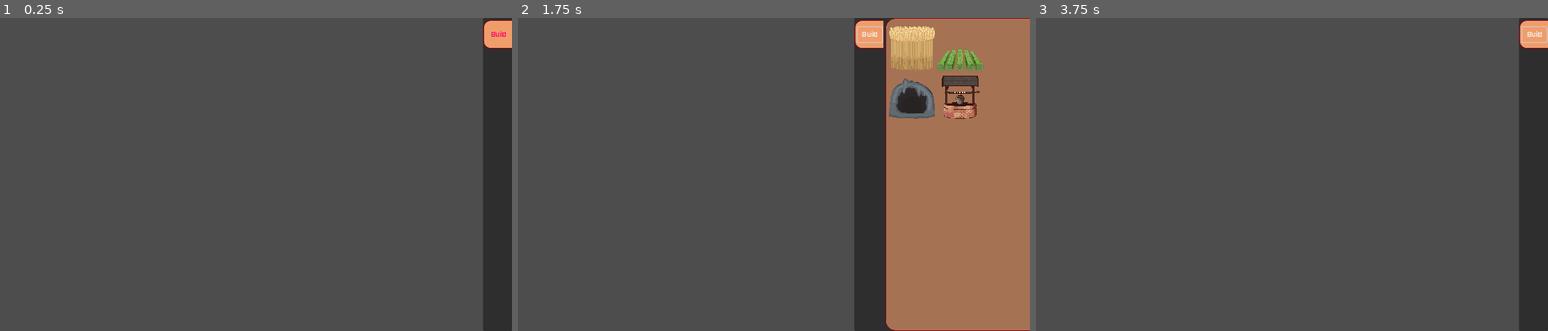
Above: before the commit, frames 1-3 (left to right).
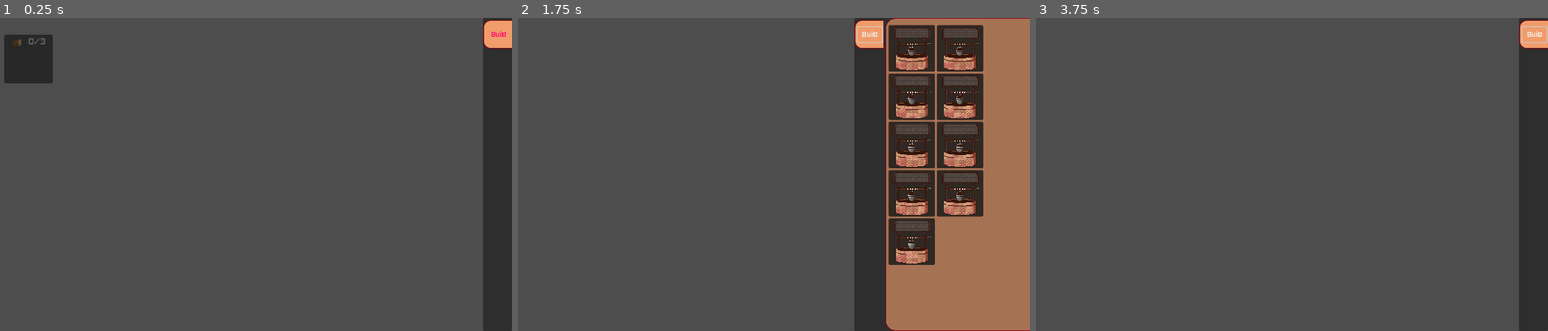
Above: after the commit, the same moments.

Repository: T3rryTim3/mhs-gamedev-02
Game: Godot game, scene res://scenes/UI/blueprint screen.tscn
Same seed, same stepped clock (60 frames per second), same inputs: the game is played once before the commit and once after it. This scene is started directly instead of the project's main scene.
Inputs (mouse positions are in pixels of both pictures, inside the frame that each line leads up to):
- Up to frame 1 (0.25 s): no input
- Up to frame 2 (1.75 s): click "Build" at 0.5 s; tap Enter (ui_accept) at 1.25, 1.52 s; move the mouse to (876, 158) at 1.27 s; hold D (move_right) from 1.28 s (still down); tap E at 1.35 s; click (876, 158) at 1.42 s
- Up to frame 3 (3.75 s): release D (move_right) at 2 s; tap Enter (ui_accept) at 2, 2.75, 3.5 s; drag from (1158, 190) to (1240, 237) at 2.02 s; move the mouse to (1327, 105) at 2.77 s; hold D (move_right) 2.78-3.5 s; tap B at 2.85 s; click (1327, 105) at 2.92 s; drag from (1240, 237) to (1102, 127) at 3.52 s

The runs differ from the first frame. In frame 1, 1.4% of the frame differs, in the area x 0-11%, y 5-21%; in frame 2, 11%, in the area x 72-91%, y 2-79%; in frame 3, nothing differs.
Error before the commit: Invalid assignment of property or key 'visible' with value of type 'bool' on a base object of type 'null instance'. (res://scenes/UI/Hweet.gd:8)

Commit message:
Added loading for hover blueprint and cost

Diff:
--- /dev/null
+++ b/projects/mhsdev-02/ahhhhhh.tscn
@@ -0,0 +1,42 @@
+[gd_scene load_steps=2 format=3 uid="uid://bt77dmq47nbcy"]
+
+[ext_resource type="PackedScene" uid="uid://bdqexil7x13m1" path="res://slot.tscn" id="1_jq0q4"]
+
+[node name="AHHHHHH" type="Node2D"]
+
+[node name="UI" type="CanvasLayer" parent="."]
+
+[node name="Action Bar" type="HBoxContainer" parent="UI"]
+anchors_preset = 7
+anchor_left = 0.5
+anchor_top = 1.0
+anchor_right = 0.5
+anchor_bottom = 1.0
+offset_left = -152.0
+offset_top = -40.0
+offset_right = 152.0
+grow_horizontal = 2
+grow_vertical = 0
+size_flags_horizontal = 4
+size_flags_vertical = 8
+
+[node name="Slot" parent="UI/Action Bar" instance=ExtResource("1_jq0q4")]
+layout_mode = 2
+
+[node name="Slot2" parent="UI/Action Bar" instance=ExtResource("1_jq0q4")]
+layout_mode = 2
+
+[node name="Slot3" parent="UI/Action Bar" instance=ExtResource("1_jq0q4")]
+layout_mode = 2
+
+[node name="Slot4" parent="UI/Action Bar" instance=ExtResource("1_jq0q4")]
+layout_mode = 2
+
+[node name="Slot5" parent="UI/Action Bar" instance=ExtResource("1_jq0q4")]
+layout_mode = 2
+
+[node name="Slot6" parent="UI/Action Bar" instance=ExtResource("1_jq0q4")]
+layout_mode = 2
+
+[node name="Slot7" parent="UI/Action Bar" instance=ExtResource("1_jq0q4")]
+layout_mode = 2
--- a/projects/mhsdev-02/broad.gd
+++ b/projects/mhsdev-02/broad.gd
@@ -1,13 +1,18 @@
 extends PanelContainer
 
+@export var target_station:StationData.Stations
 
-
-
+@onready var texture = $TextureRect
 
 func _on_mouse_entered() -> void:
-	Popuppanel.ItemPopup(null,null)
+	Popuppanel.ItemPopup(Rect2i( Vector2i(global_position) , Vector2i(size)),self)
 
-
+	print("show" + str(randf()))
 
 func _on_mouse_exited() -> void:
-	Popuppanel.HideItemPopup(null,null)
+	Popuppanel.HideItemPopup()
+	print("Hidden")
+
+func _ready() -> void:
+	var image = load(StationData.get_station_texture(target_station))
+	texture.texture = image
--- a/projects/mhsdev-02/scenes/UI/blueprint screen.tscn
+++ b/projects/mhsdev-02/scenes/UI/blueprint screen.tscn
@@ -1,12 +1,8 @@
-[gd_scene load_steps=11 format=3 uid="uid://w30lg3bdrwq5"]
+[gd_scene load_steps=7 format=3 uid="uid://w30lg3bdrwq5"]
 
 [ext_resource type="FontFile" uid="uid://s43klpq8wwmy" path="res://fonts/PixelFont7-G02A.ttf" id="1_kfhyo"]
 [ext_resource type="Script" path="res://blueprint_screen.gd" id="2_v43m3"]
-[ext_resource type="Texture2D" uid="uid://bliae3yxm0qkf" path="res://images/stations/crop.png" id="3_3b3b5"]
-[ext_resource type="Script" path="res://scenes/UI/Hweet.gd" id="4_7avtt"]
-[ext_resource type="Texture2D" uid="uid://by3gkt2w2oww5" path="res://images/stations/forest.png" id="4_taybg"]
-[ext_resource type="Texture2D" uid="uid://dgsmem6qotb3f" path="res://images/stations/quarry.png" id="5_r0iof"]
-[ext_resource type="Texture2D" uid="uid://u7xq2b86pnte" path="res://images/stations/well.png" id="6_44afo"]
+[ext_resource type="PackedScene" uid="uid://bdqexil7x13m1" path="res://slot.tscn" id="3_n7xux"]
 
 [sub_resource type="Theme" id="Theme_csanp"]
 Button/colors/font_color = Color(1, 0, 0.427451, 1)
@@ -86,21 +82,31 @@
 layout_mode = 2
 columns = 2
 
-[node name="TextureRect" type="TextureRect" parent="MarginContainer/HBoxContainer/Panel/MarginContainer/GridContainer"]
+[node name="Slot" parent="MarginContainer/HBoxContainer/Panel/MarginContainer/GridContainer" instance=ExtResource("3_n7xux")]
 layout_mode = 2
-texture = ExtResource("3_3b3b5")
-script = ExtResource("4_7avtt")
 
-[node name="TextureRect2" type="TextureRect" parent="MarginContainer/HBoxContainer/Panel/MarginContainer/GridContainer"]
+[node name="Slot2" parent="MarginContainer/HBoxContainer/Panel/MarginContainer/GridContainer" instance=ExtResource("3_n7xux")]
 layout_mode = 2
-texture = ExtResource("4_taybg")
 
-[node name="TextureRect3" type="TextureRect" parent="MarginContainer/HBoxContainer/Panel/MarginContainer/GridContainer"]
+[node name="Slot3" parent="MarginContainer/HBoxContainer/Panel/MarginContainer/GridContainer" instance=ExtResource("3_n7xux")]
 layout_mode = 2
-texture = ExtResource("5_r0iof")
 
-[node name="TextureRect4" type="TextureRect" parent="MarginContainer/HBoxContainer/Panel/MarginContainer/GridContainer"]
+[node name="Slot4" parent="MarginContainer/HBoxContainer/Panel/MarginContainer/GridContainer" instance=ExtResource("3_n7xux")]
 layout_mode = 2
-texture = ExtResource("6_44afo")
+
+[node name="Slot5" parent="MarginContainer/HBoxContainer/Panel/MarginContainer/GridContainer" instance=ExtResource("3_n7xux")]
+layout_mode = 2
+
+[node name="Slot6" parent="MarginContainer/HBoxContainer/Panel/MarginContainer/GridContainer" instance=ExtResource("3_n7xux")]
+layout_mode = 2
+
+[node name="Slot7" parent="MarginContainer/HBoxContainer/Panel/MarginContainer/GridContainer" instance=ExtResource("3_n7xux")]
+layout_mode = 2
+
+[node name="Slot8" parent="MarginContainer/HBoxContainer/Panel/MarginContainer/GridContainer" instance=ExtResource("3_n7xux")]
+layout_mode = 2
+
+[node name="Slot9" parent="MarginContainer/HBoxContainer/Panel/MarginContainer/GridContainer" instance=ExtResource("3_n7xux")]
+layout_mode = 2
 
 [connection signal="pressed" from="MarginContainer/HBoxContainer/VBoxContainer/Panel/Button" to="." method="_on_button_pressed"]
--- a/projects/mhsdev-02/scenes/UI/popuppanel.gd
+++ b/projects/mhsdev-02/scenes/UI/popuppanel.gd
@@ -1,12 +1,40 @@
 extends Control
 
+var cost_item = preload("res://scenes/UI/cost_item.tscn")
+
+func load_item_from_station(station:StationData.Stations): ## Loads item data into the display
+
+	# Clear current display items
+	for x in %ItemPopup/VBoxContainer.get_children():
+		x.queue_free()
+
+	var cost = StationData.get_station_cost(station)
+	for k in cost:
+		# Add display
+		var item = cost_item.instantiate()
+		%ItemPopup/VBoxContainer.add_child(item)
+
+		item.label.text = "0/" + str(cost[k])
+		item.texture_rect.texture = load(ItemData.get_item_data(k)["img_path"])
+		item.id = k
+		item.z_index = 1
+		item.mouse_filter = MouseFilter.MOUSE_FILTER_PASS
 
 func ItemPopup(slot : Rect2i,item):
 
 	var mouse_pos = get_viewport().get_mouse_position()
 	var correction
+	var padding = 4
 
-	%ItemPopup.popup()
+	if mouse_pos.x <= get_viewport_rect().size.x/2:
+		correction = Vector2i(slot.size.x + padding, 0)
 
-func HideItemPopup(slot,item):
+	else:
+		correction = -Vector2i(%ItemPopup.size.x + padding, 0)
+	%ItemPopup.popup(Rect2i(slot.position + correction, %ItemPopup.size))
+	load_item_from_station(item.target_station)
+	%ItemPopup.show()
+
+func HideItemPopup():
 	%ItemPopup.hide()
+	print("hidden")
--- a/projects/mhsdev-02/scenes/UI/popuppanel.tscn
+++ b/projects/mhsdev-02/scenes/UI/popuppanel.tscn
@@ -10,14 +10,20 @@
 anchor_bottom = 1.0
 grow_horizontal = 2
 grow_vertical = 2
+mouse_filter = 1
 script = ExtResource("1_p6yp4")
 
 [node name="UI" type="CanvasLayer" parent="."]
 
 [node name="ItemPopup" type="PopupPanel" parent="UI"]
 unique_name_in_owner = true
+transparent_bg = true
+gui_disable_input = true
 title = "kjjoj"
 position = Vector2i(100, 35)
+visible = true
+always_on_top = true
+mouse_passthrough = true
 
 [node name="VBoxContainer" type="VBoxContainer" parent="UI/ItemPopup"]
 offset_left = 4.0
@@ -26,9 +32,4 @@
 offset_bottom = 96.0
 
 [node name="CostItem" parent="UI/ItemPopup/VBoxContainer" instance=ExtResource("2_qjt3r")]
-z_index = 1
 layout_mode = 2
-
-[node name="CostItem2" parent="UI/ItemPopup/VBoxContainer" instance=ExtResource("2_qjt3r")]
-z_index = 1
-layout_mode = 2
--- a/projects/mhsdev-02/slot.tscn
+++ b/projects/mhsdev-02/slot.tscn
@@ -1,14 +1,18 @@
-[gd_scene load_steps=2 format=3 uid="uid://bdqexil7x13m1"]
+[gd_scene load_steps=3 format=3 uid="uid://bdqexil7x13m1"]
 
 [ext_resource type="Script" path="res://broad.gd" id="1_tr2l0"]
+[ext_resource type="Texture2D" uid="uid://xvtxeuvbp12u" path="res://images/stations/oven(off).png" id="2_ak00h"]
 
 [node name="Slot" type="PanelContainer"]
+custom_minimum_size = Vector2(80, 80)
 offset_right = 40.0
 offset_bottom = 40.0
+mouse_filter = 1
 script = ExtResource("1_tr2l0")
 
 [node name="TextureRect" type="TextureRect" parent="."]
 layout_mode = 2
+texture = ExtResource("2_ak00h")
 
 [node name="Panel" type="Panel" parent="."]
 show_behind_parent = true
